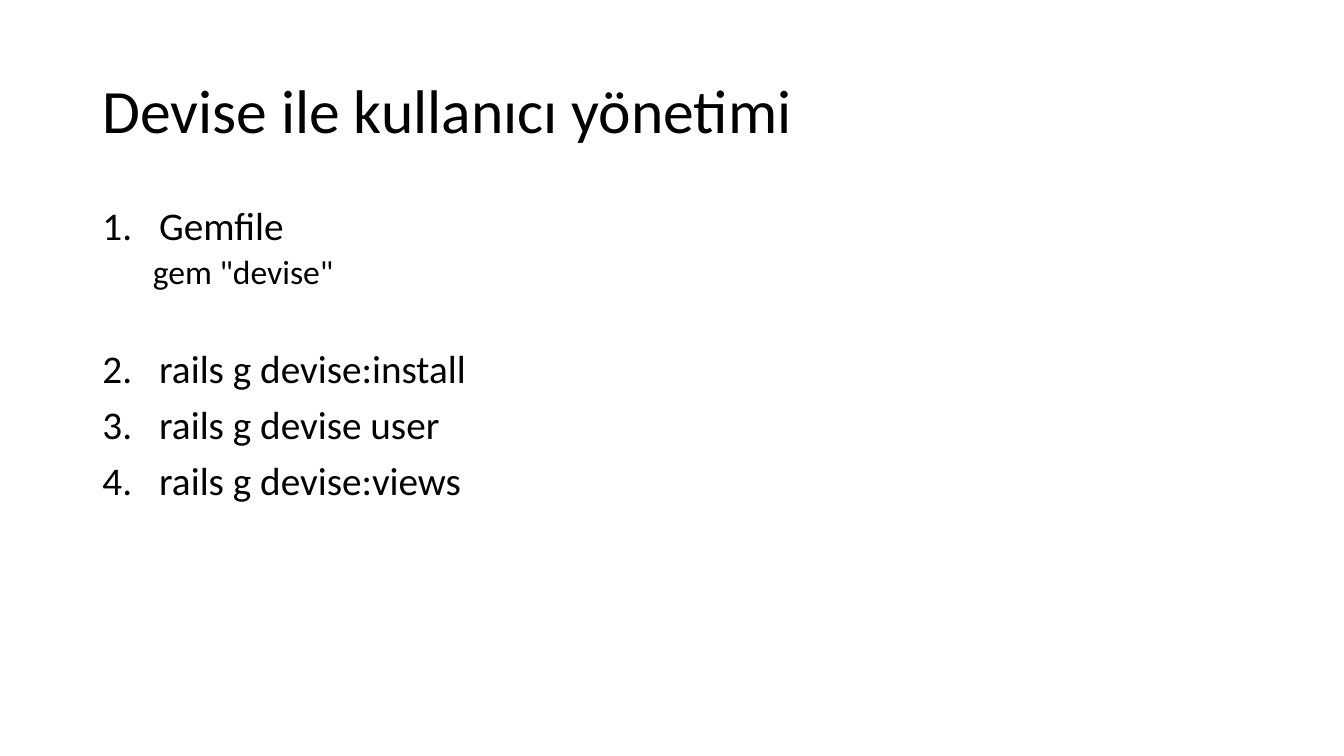
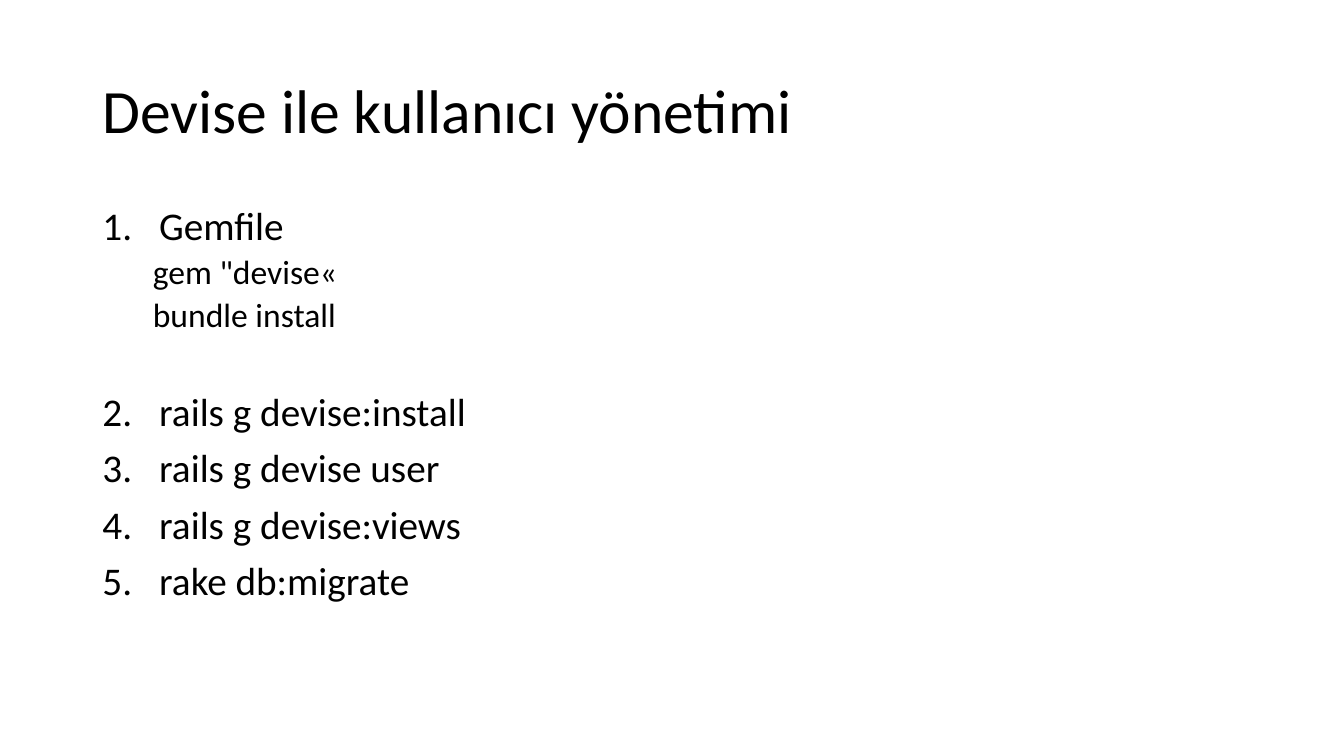
Before and after one commit to gorkemcakici/Web-Programlama, a slide deck: slide 6 of H7/Gemfile.pptx. Drawn at 1344x756 pixels with LibreOffice and Linux fonts; fonts in the diff are those of the drawing. Boxes give left, top, right and bottom in pixels: in the first picture for what was removed or moved away, otherwise in the second. Text is boxed around its words. In the diff, an @@ line names an element or a change of style, - is before the commit and + after.

```diff
--- a/H7/Gemfile.pptx
+++ b/H7/Gemfile.pptx
@@ text at box(153, 260, 338, 328): text changed @@
-  gem "devise"
+  gem "devise«
+  bundle install
@@ text at box(159, 567, 410, 602): paragraph added @@
+5. rake db:migrate
```
Also in this commit, not shown: 2 other slides changed.
